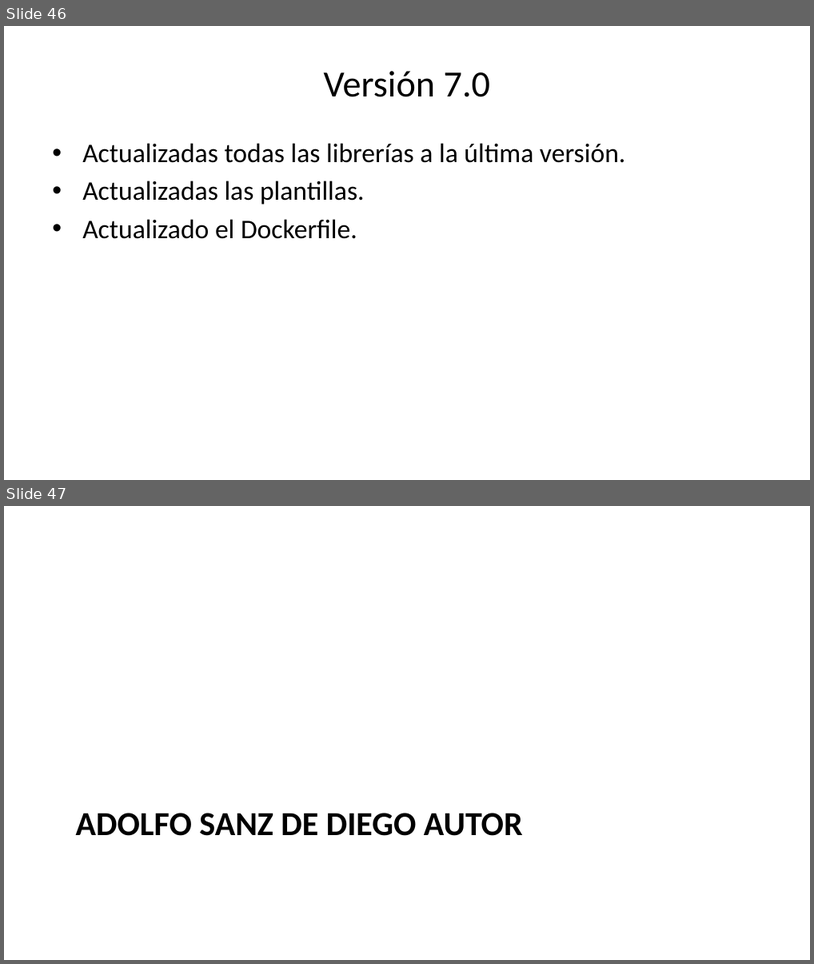
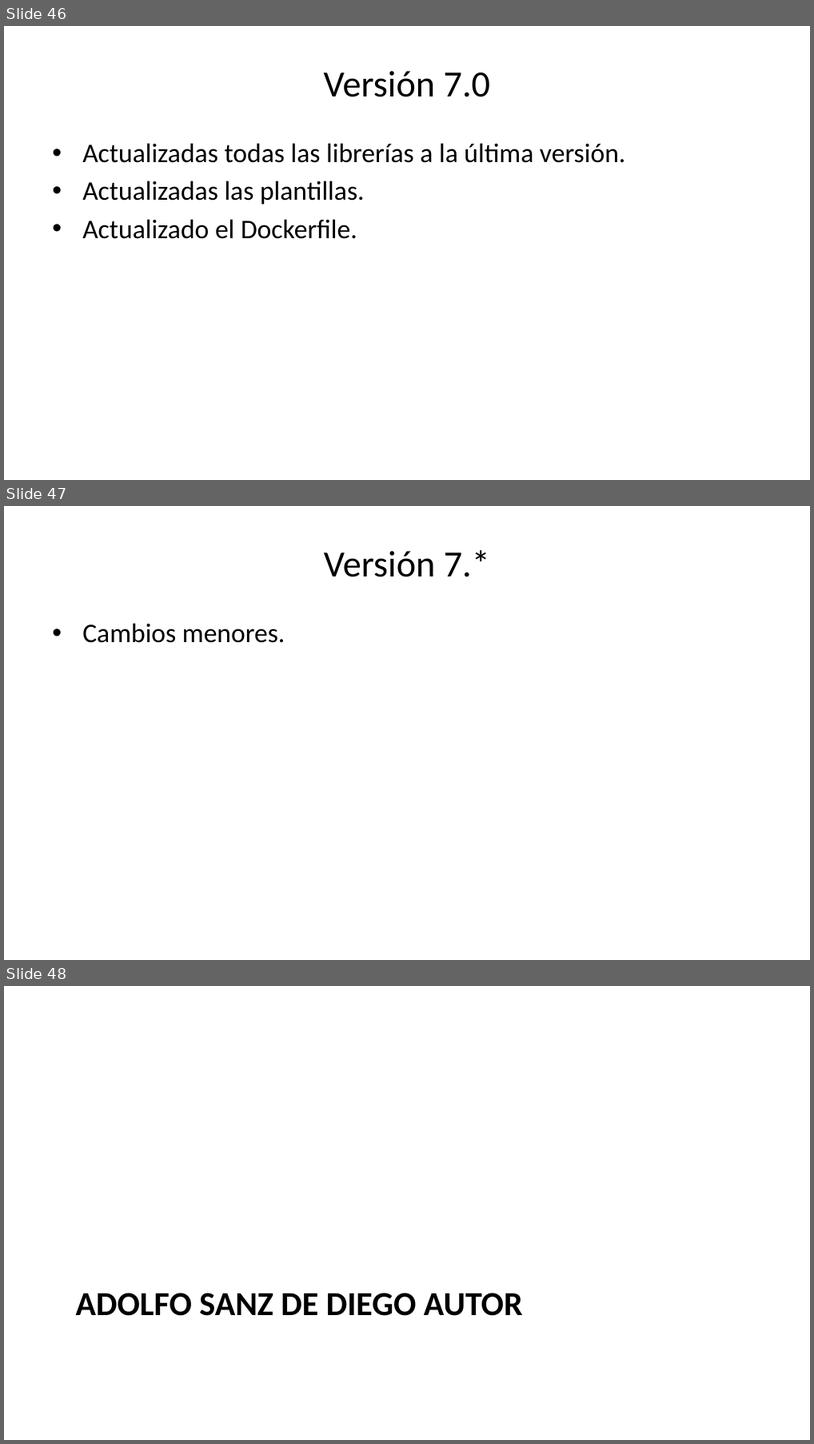
Before and after one commit to asanzdiego/markdownslides, a slide deck: doc/export/leeme-slides-plus.pptx. Shown one above the other, each under a label of ours: slides 46 and 47 before the commit, slides 46, 47 and 48 after it. The pictures are 814x964 and 814x1444 pixels, drawn with LibreOffice and Linux fonts; fonts in the diff are those of the drawing. Boxes give left, top, right and bottom in pixels: in the first picture for what was removed or moved away, otherwise in the second. Text is boxed around its words. In the diff, an @@ line names an element or a change of style, - is before the commit and + after.

```diff
--- a/doc/export/leeme-slides-plus.pptx
+++ b/doc/export/leeme-slides-plus.pptx
@@ slide 47 added at [4, 506, 810, 960], background #FFFFFF @@
@@ title added at [324, 550, 490, 577], 33 pt, text #000000 @@
+Versión 7.*
@@ text added at [82, 623, 285, 643], 24 pt, text #000000 @@
+• Cambios menores.
@@ what was slide 47 is now slide 48 @@
```
Also in this commit, not shown: 34 other files.
